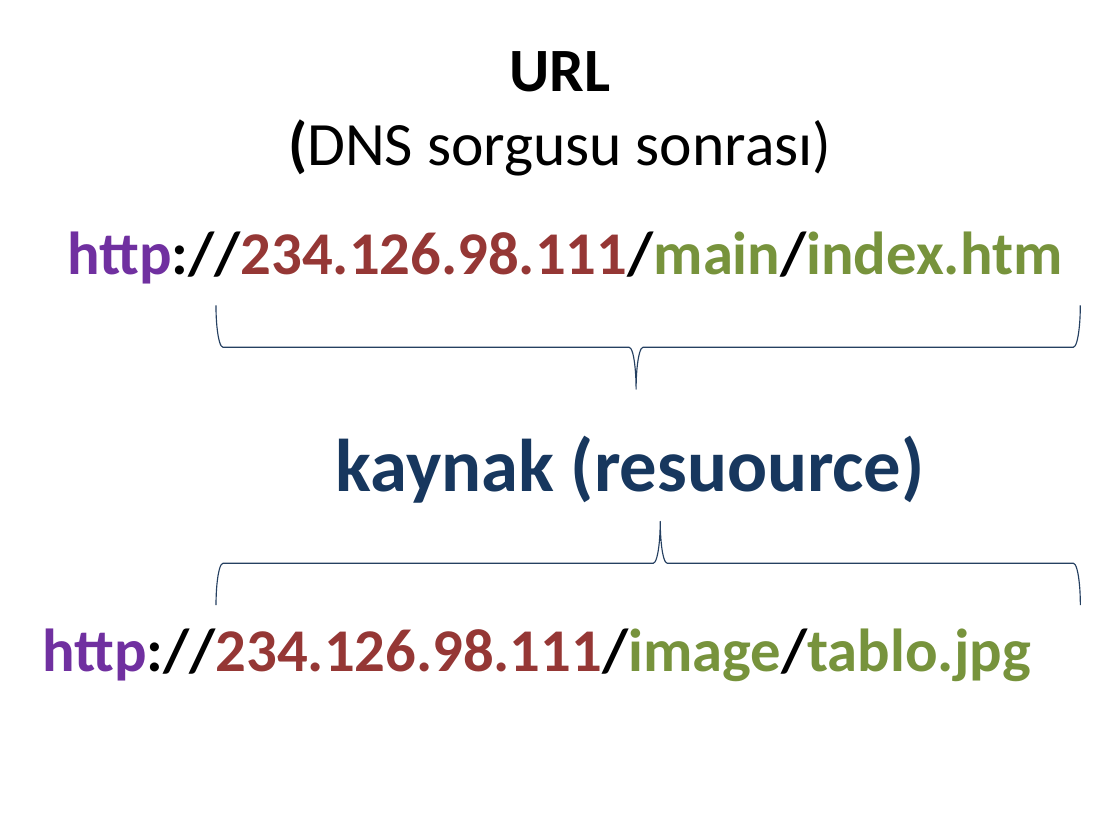
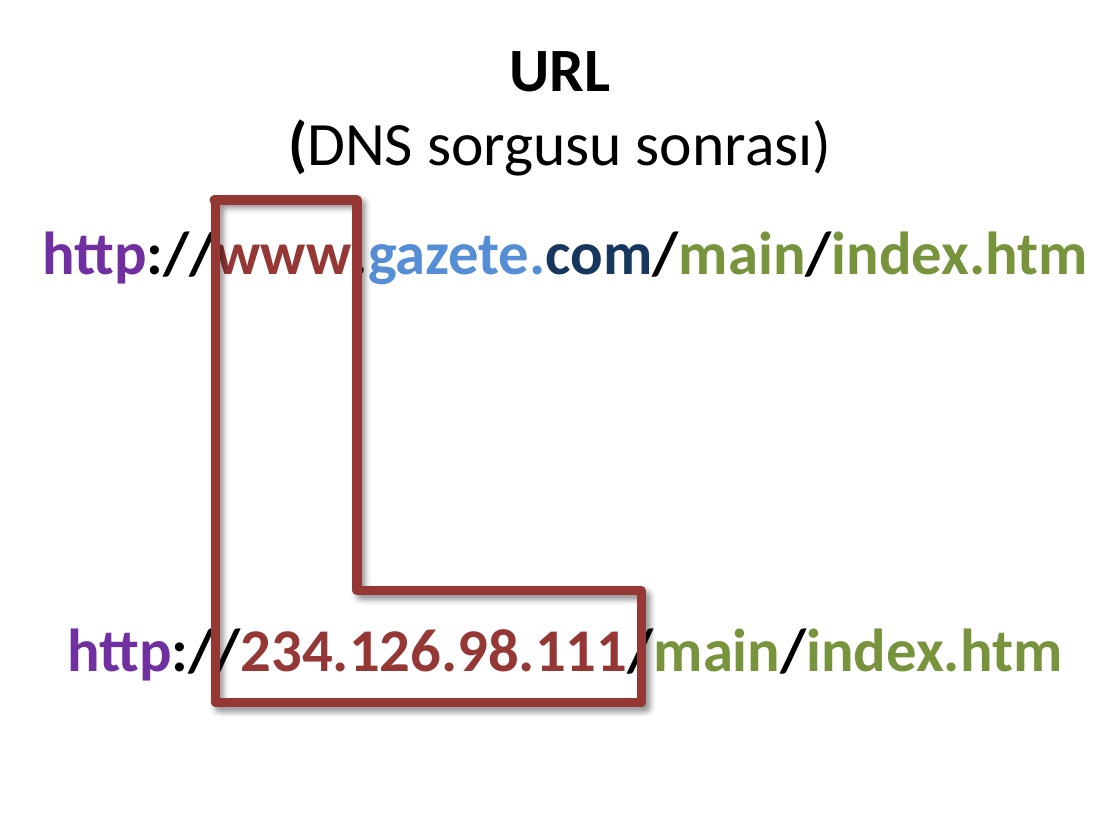
Before and after one commit to cemmerven/attrac, a slide deck: slide 20 of AttendanceTracker/Web Adresi.pptx (slide 18 before the commit). Drawn at 1120x840 pixels with LibreOffice and Linux fonts; fonts in the diff are those of the drawing. Boxes give left, top, right and bottom in pixels: in the first picture for what was removed or moved away, otherwise in the second. Text is boxed around its words. In the diff, an @@ line names an element or a change of style, - is before the commit and + after.

```diff
--- a/AttendanceTracker/Web Adresi.pptx
+++ b/AttendanceTracker/Web Adresi.pptx
@@ freeform shape added at [214, 200, 641, 703], outline #953735 6 pt @@
@@ text at [42, 224, 1087, 289]: text changed; text colour #953735 to #77933C @@
-http://234.126.98.111/main/index.htm
+http://www.gazete.com/main/index.htm
@@ left brace removed at [216, 305, 1080, 389] @@
@@ text removed at [336, 435, 925, 503] @@
-kaynak (resuource)
@@ left brace removed at [216, 521, 1080, 605] @@
@@ text at [68, 621, 1063, 686]: text changed @@
-http://234.126.98.111/image/tablo.jpg
+http://234.126.98.111/main/index.htm
```
Also in this commit, not shown: 1 other slide changed, 9 slides added, 7 other files.
